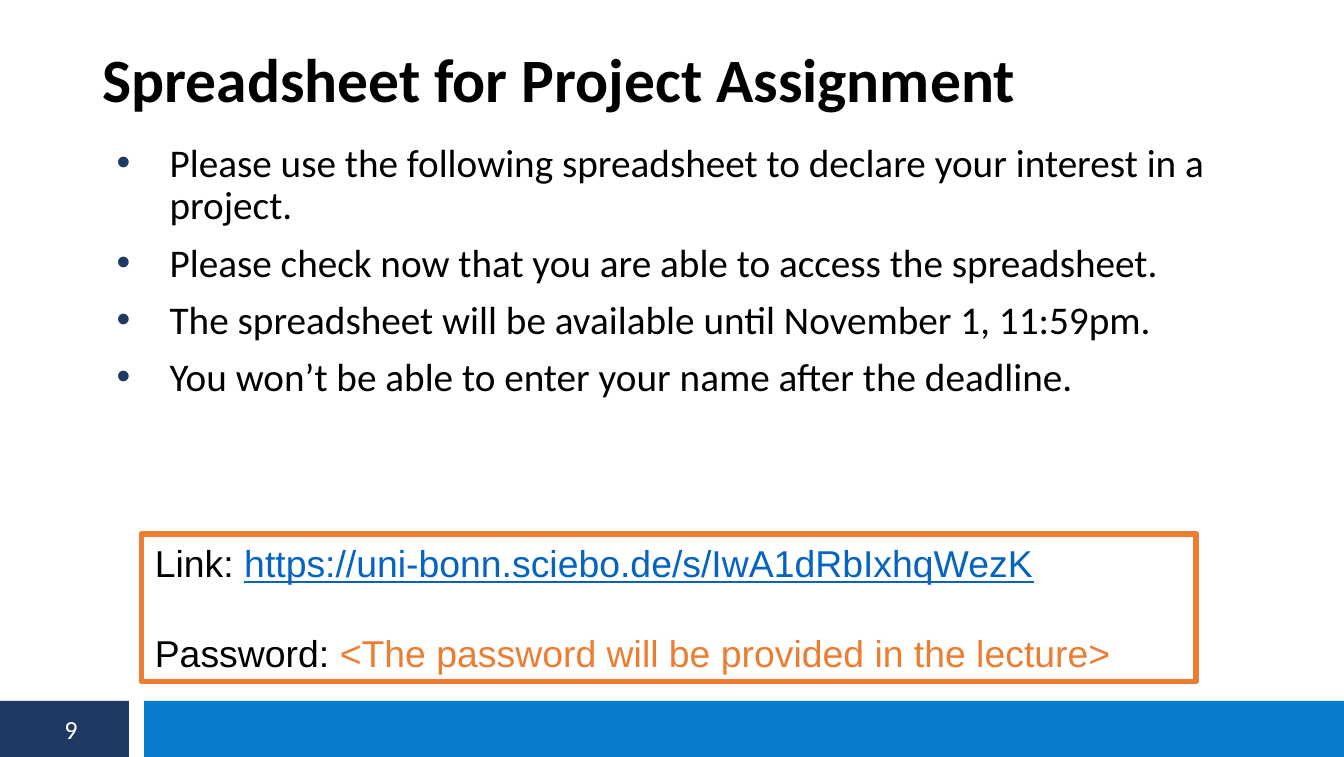
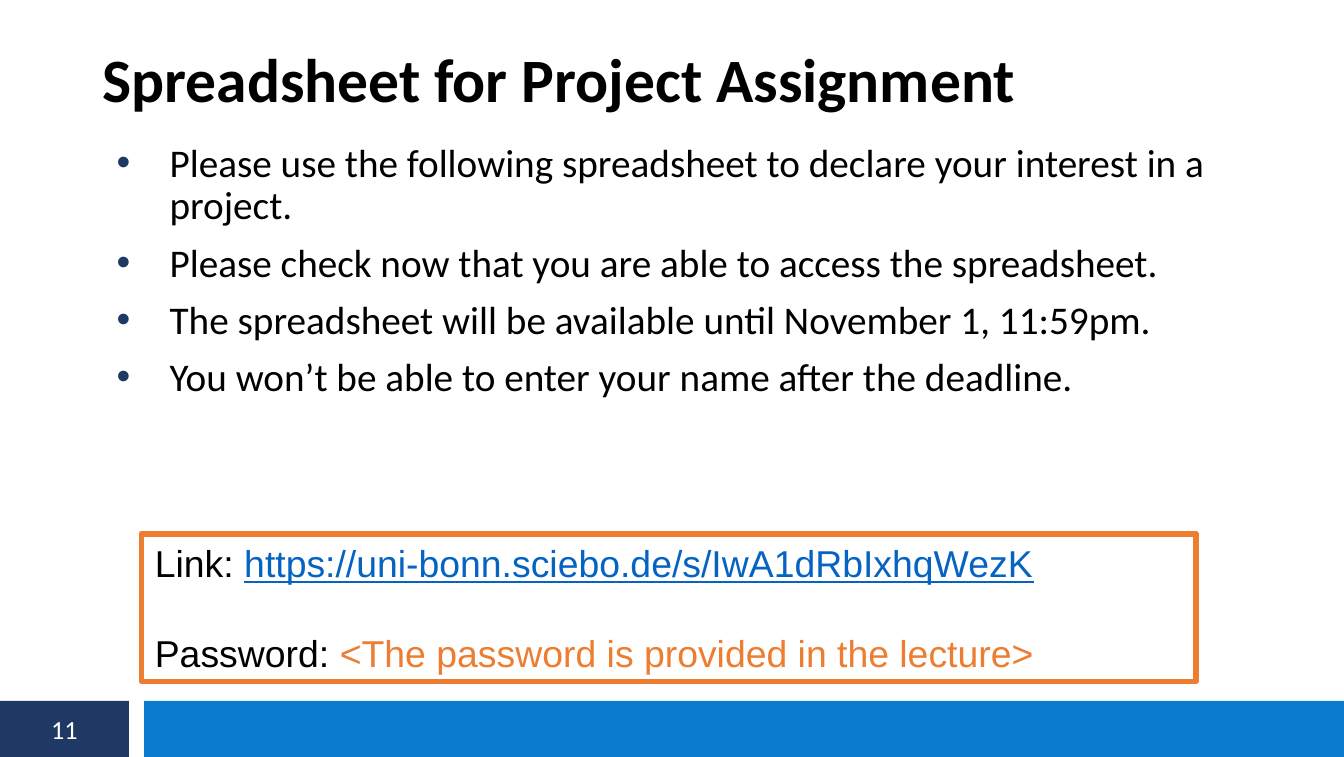
Before and after one commit to s6fikass/semanticweblab2020-2021, a slide deck: slide 11 of Lab Slides/01-Intro.pptx (slide 9 before the commit). Drawn at 1344x757 pixels with LibreOffice and Linux fonts; fonts in the diff are those of the drawing. Boxes give left, top, right and bottom in pixels: in the first picture for what was removed or moved away, otherwise in the second. Text is boxed around its words. In the diff, an @@ line names an element or a change of style, - is before the commit and + after.

```diff
--- a/Lab Slides/01-Intro.pptx
+++ b/Lab Slides/01-Intro.pptx
@@ text in rectangle at (155, 640, 1033, 675): text changed @@
-Password: <The password will be provided in the lecture>
+Password: <The password is provided in the lecture>
@@ page number at (51, 722, 77, 739): text changed @@
-9
+11
```
Also in this commit, not shown: 3 slides added.
